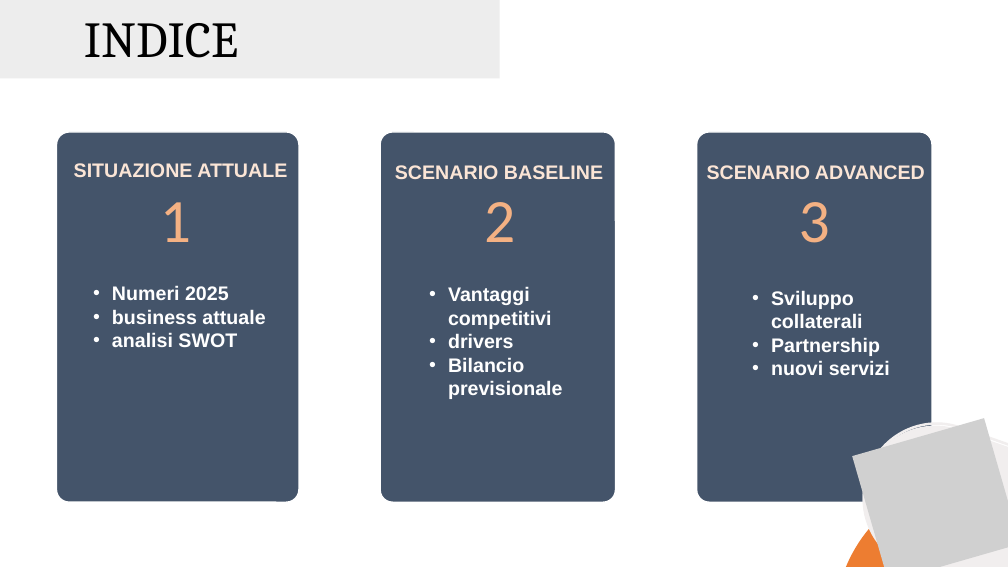
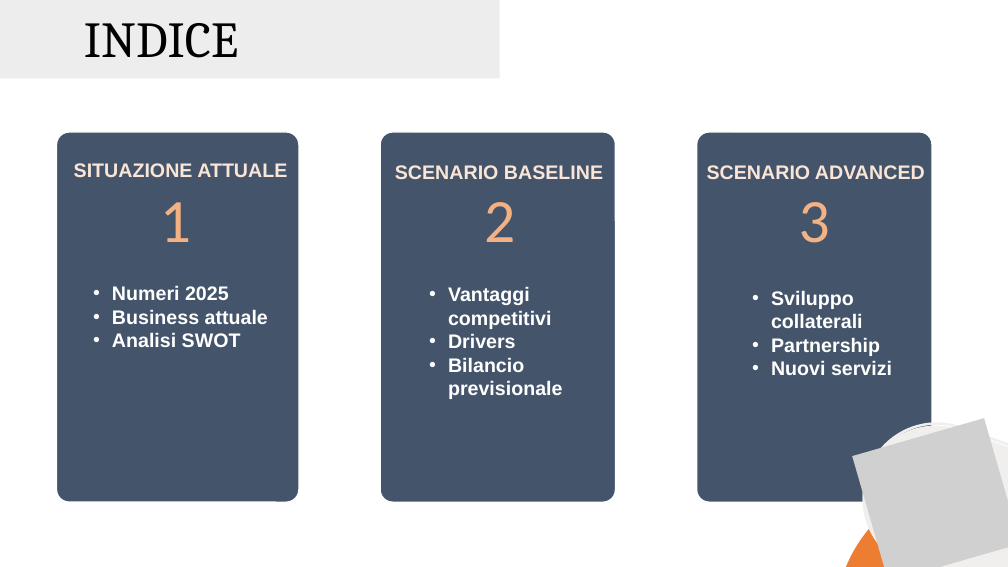
Before and after one commit to andrea4444442/Meta-S.r.l, a slide deck: slide 7 of Meta_Piano_Industriale_2026-2028_NUOVO TEMA.pptx. Drawn at 1008x567 pixels with LibreOffice and Linux fonts; fonts in the diff are those of the drawing; grey boxes stand for pictures. Boxes give left, top, right and bottom in pixels: in the first picture for what was removed or moved away, otherwise in the second. Text is boxed around its words. In the diff, an @@ line names an element or a change of style, - is before the commit and + after.

```diff
--- a/Meta_Piano_Industriale_2026-2028_NUOVO TEMA.pptx
+++ b/Meta_Piano_Industriale_2026-2028_NUOVO TEMA.pptx
@@ text at [112, 309, 268, 347]: text changed @@
-• business attuale
-• analisi SWOT
+• Business attuale
+• Analisi SWOT
@@ text at [448, 333, 516, 348]: text changed @@
-• drivers
+• Drivers
@@ text at [771, 360, 892, 375]: text changed @@
-• nuovi servizi
+• Nuovi servizi
```
Also in this commit, not shown: 4 other slides changed, 1 other file.
